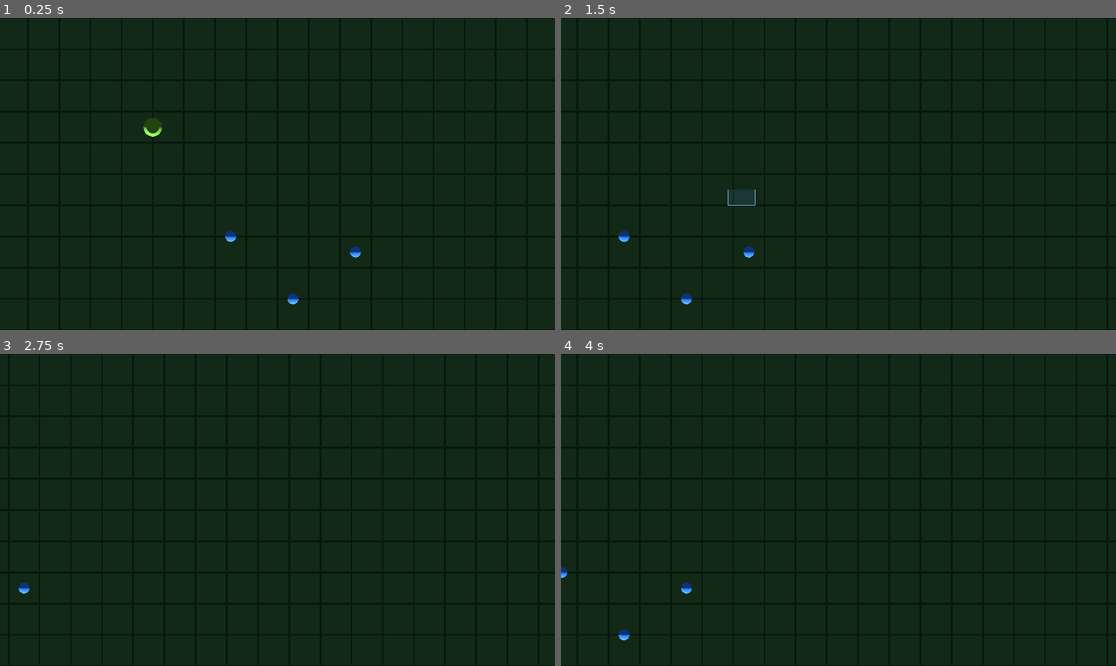
Above: before the commit, frames 1-4 (two rows, left to right).
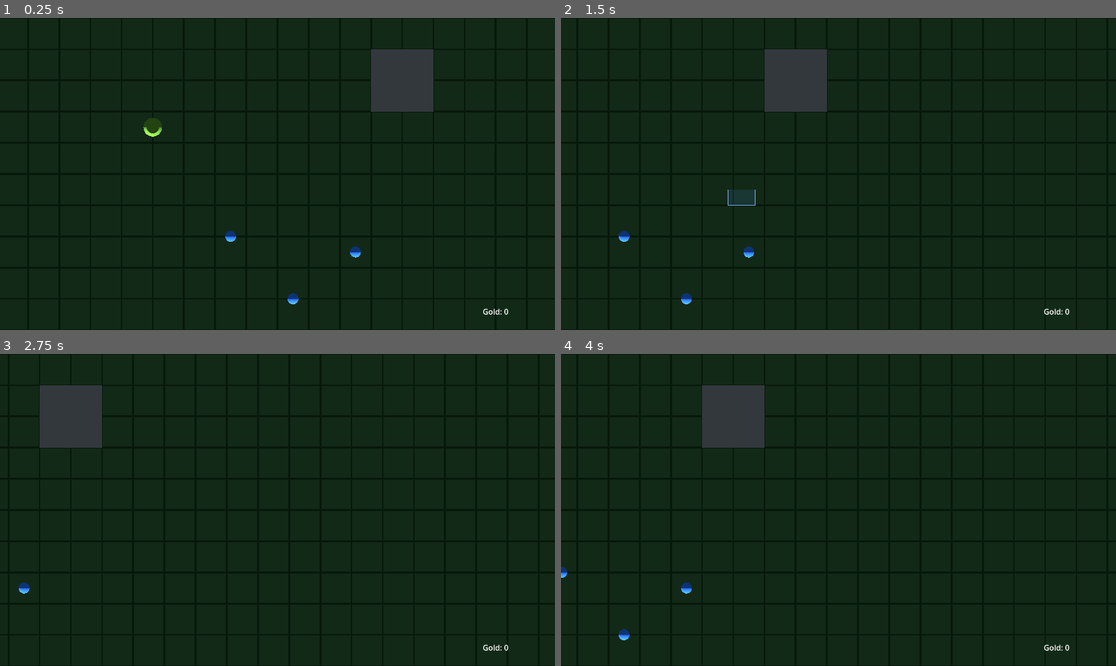
Above: after the commit, the same moments.

Repository: forsman5/sitka
Game: Godot game, scene res://scenes/world/world.tscn
The game is run twice, just before and just after one commit, with the same random seed, the same clock (stepped at 60 frames per second) and the same inputs.
Inputs (mouse positions are in pixels of both pictures, inside the frame that each line leads up to):
- Up to frame 1 (0.25 s): no input
- Up to frame 2 (1.5 s): tap Enter at 0.5 s; move the mouse to (960, 158) at 0.52 s; hold Right (ui_right) 0.53-1.25 s; click (960, 158) at 0.67 s; drag from (727, 189) to (810, 236) at 1.27 s
- Up to frame 3 (2.75 s): move the mouse to (333, 441) at 2.02 s; hold Right (ui_right) from 2.03 s (still down); click (333, 441) at 2.17 s
- Up to frame 4 (4 s): release Right (ui_right) at 2.75 s; drag from (810, 572) to (672, 463) at 2.77 s; move the mouse to (1005, 556) at 3.52 s; hold Left (ui_left) from 3.53 s (still down); click (1005, 556) at 3.67 s

The runs differ from the first frame. In frame 1, 2.3% of the frame differs, in the area x 66-92%, y 10-96%; in frame 2, 2.3%; in frame 3, 2.3%; in frame 4, 2.3%.

Commit message:
Add inventory, carrying capacity, HUD, GameState, and mine() stub
InventoryItem: RefCounted data class (item_name, weight).
Person: carry_capacity export, inventory array, current_weight(), can_carry().
ResourceNode: wait_time export, GOLD enum variant, abstract mine() with push_error.
GameState autoload: player_gold with gold_changed signal.
HUD CanvasLayer: Gold label bottom-right, reactive via signal.
Fix HUD Root Control mouse_filter=IGNORE so it doesn't swallow 3D input.

Co-Authored-By: Claude Sonnet 4.6 <noreply@anthropic.com>

Diff:
--- a/project.godot
+++ b/project.godot
@@ -15,6 +15,10 @@
 config/features=PackedStringArray("4.6", "Forward Plus")
 config/icon="res://icon.svg"
 
+[autoload]
+
+GameState="*res://scripts/global/game_state.gd"
+
 [physics]
 
 3d/physics_engine="Jolt Physics"
--- /dev/null
+++ b/scenes/entities/building.tscn
@@ -0,0 +1,24 @@
+[gd_scene load_steps=5 format=3]
+
+[ext_resource type="Script" path="res://scripts/entities/building.gd" id="1_building"]
+
+[sub_resource type="BoxMesh" id="BoxMesh_1"]
+size = Vector3(4, 2, 4)
+
+[sub_resource type="StandardMaterial3D" id="Mat_1"]
+albedo_color = Color(0.55, 0.55, 0.55, 1)
+
+[sub_resource type="BoxShape3D" id="BoxShape_1"]
+size = Vector3(4, 2, 4)
+
+[node name="Building" type="StaticBody3D"]
+script = ExtResource("1_building")
+
+[node name="MeshInstance3D" type="MeshInstance3D" parent="."]
+position = Vector3(0, 1, 0)
+mesh = SubResource("BoxMesh_1")
+surface_material_override/0 = SubResource("Mat_1")
+
+[node name="CollisionShape3D" type="CollisionShape3D" parent="."]
+position = Vector3(0, 1, 0)
+shape = SubResource("BoxShape_1")
--- /dev/null
+++ b/scenes/entities/resource_node_gold.tscn
@@ -0,0 +1,11 @@
+[gd_scene format=3 uid="uid://dhpswlo6jyqaw"]
+
+[ext_resource type="PackedScene" path="res://scenes/entities/resource_node.tscn" id="1_ww58t"]
+
+[node name="ResourceNode" unique_id=222818427 instance=ExtResource("1_ww58t")]
+
+[node name="MeshInstance3D" parent="." index="0"]
+transform = Transform3D(1, 0, 0, 0, 1, 0, 0, 0, 1, 0, 1, 0)
+
+[node name="CollisionShape3D" parent="." index="1"]
+transform = Transform3D(1, 0, 0, 0, 1, 0, 0, 0, 1, 0, 1, 0)
--- /dev/null
+++ b/scenes/ui/hud.tscn
@@ -0,0 +1,23 @@
+[gd_scene load_steps=2 format=3]
+
+[ext_resource type="Script" path="res://scripts/ui/hud.gd" id="1_hud"]
+
+[node name="HUD" type="CanvasLayer"]
+layer = 10
+script = ExtResource("1_hud")
+
+[node name="Root" type="Control" parent="."]
+anchor_right = 1.0
+anchor_bottom = 1.0
+mouse_filter = 2
+
+[node name="GoldLabel" type="Label" parent="Root"]
+anchor_left = 1.0
+anchor_top = 1.0
+anchor_right = 1.0
+anchor_bottom = 1.0
+offset_left = -150.0
+offset_top = -50.0
+offset_right = -10.0
+offset_bottom = -10.0
+text = "Gold: 0"
--- a/scenes/world/world.tscn
+++ b/scenes/world/world.tscn
@@ -1,9 +1,11 @@
-[gd_scene load_steps=11 format=3]
+[gd_scene load_steps=13 format=3]
 
 [ext_resource type="Script" path="res://scripts/camera/rts_camera.gd" id="1_cam"]
 [ext_resource type="Script" path="res://scripts/world/world.gd" id="2_world"]
 [ext_resource type="PackedScene" path="res://scenes/entities/person.tscn" id="3_person"]
 [ext_resource type="PackedScene" path="res://scenes/entities/resource_node.tscn" id="4_resource"]
+[ext_resource type="PackedScene" path="res://scenes/entities/building.tscn" id="5_building"]
+[ext_resource type="PackedScene" path="res://scenes/ui/hud.tscn" id="6_hud"]
 
 [sub_resource type="Environment" id="Env_1"]
 background_mode = 1
@@ -94,6 +96,11 @@
 [node name="ResourceNode" parent="." instance=ExtResource("4_resource")]
 position = Vector3(-8, 0, -3)
 
+[node name="Building" parent="." instance=ExtResource("5_building")]
+position = Vector3(8, 0, -6)
+
+[node name="HUD" parent="." instance=ExtResource("6_hud")]
+
 [node name="SelectionUI" type="CanvasLayer" parent="."]
 
 [node name="SelectionBox" type="Panel" parent="SelectionUI"]
--- /dev/null
+++ b/scripts/entities/building.gd
@@ -0,0 +1,4 @@
+class_name Building
+extends StaticBody3D
+
+@export var building_name: String = "Building"
--- a/scripts/entities/person.gd
+++ b/scripts/entities/person.gd
@@ -3,7 +3,10 @@
 
 const MOVE_SPEED := 5.0
 
+@export var carry_capacity: float = 10.0
+
 var selected := false
+var inventory: Array = []
 var _target: Vector3
 
 @onready var _mesh: MeshInstance3D = $MeshInstance3D
@@ -35,3 +38,15 @@
 func set_selected(value: bool) -> void:
 	selected = value
 	_mesh.set_surface_override_material(0, _mat_selected if selected else _mat_normal)
+
+func current_weight() -> float:
+	var total := 0.0
+	for item in inventory:
+		total += item.weight
+	return total
+
+func can_carry(items: Array) -> bool:
+	var added := 0.0
+	for item in items:
+		added += item.weight
+	return current_weight() + added <= carry_capacity
--- a/scripts/entities/resource_node.gd
+++ b/scripts/entities/resource_node.gd
@@ -1,13 +1,18 @@
 class_name ResourceNode
 extends StaticBody3D
 
-enum Type { WOOD, STONE, FOOD }
+enum Type { WOOD, STONE, FOOD, GOLD }
 
 signal depleted
 
 @export var resource_type: Type = Type.WOOD
 @export var amount: int = 100
 @export var max_amount: int = 100
+@export var wait_time: float = 2.0
+
+func mine() -> Array:
+	push_error("%s must implement mine()" % get_script().resource_path)
+	return []
 
 func harvest(quantity: int) -> int:
 	var taken := mini(quantity, amount)
--- /dev/null
+++ b/scripts/global/game_state.gd
@@ -0,0 +1,8 @@
+extends Node
+
+signal gold_changed(amount: int)
+
+var player_gold: int = 0:
+	set(value):
+		player_gold = value
+		gold_changed.emit(value)
--- /dev/null
+++ b/scripts/inventory/inventory_item.gd
@@ -0,0 +1,9 @@
+class_name InventoryItem
+extends RefCounted
+
+var item_name: String
+var weight: float
+
+func _init(p_name: String, p_weight: float) -> void:
+	item_name = p_name
+	weight = p_weight
--- /dev/null
+++ b/scripts/ui/hud.gd
@@ -0,0 +1,10 @@
+extends CanvasLayer
+
+@onready var _gold_label: Label = $Root/GoldLabel
+
+func _ready() -> void:
+	GameState.gold_changed.connect(_on_gold_changed)
+	_gold_label.text = "Gold: %d" % GameState.player_gold
+
+func _on_gold_changed(amount: int) -> void:
+	_gold_label.text = "Gold: %d" % amount
Not shown, added: scripts/entities/building.gd.uid
Not shown, added: scripts/global/game_state.gd.uid
Not shown, added: scripts/inventory/inventory_item.gd.uid
Not shown, added: scripts/ui/hud.gd.uid
